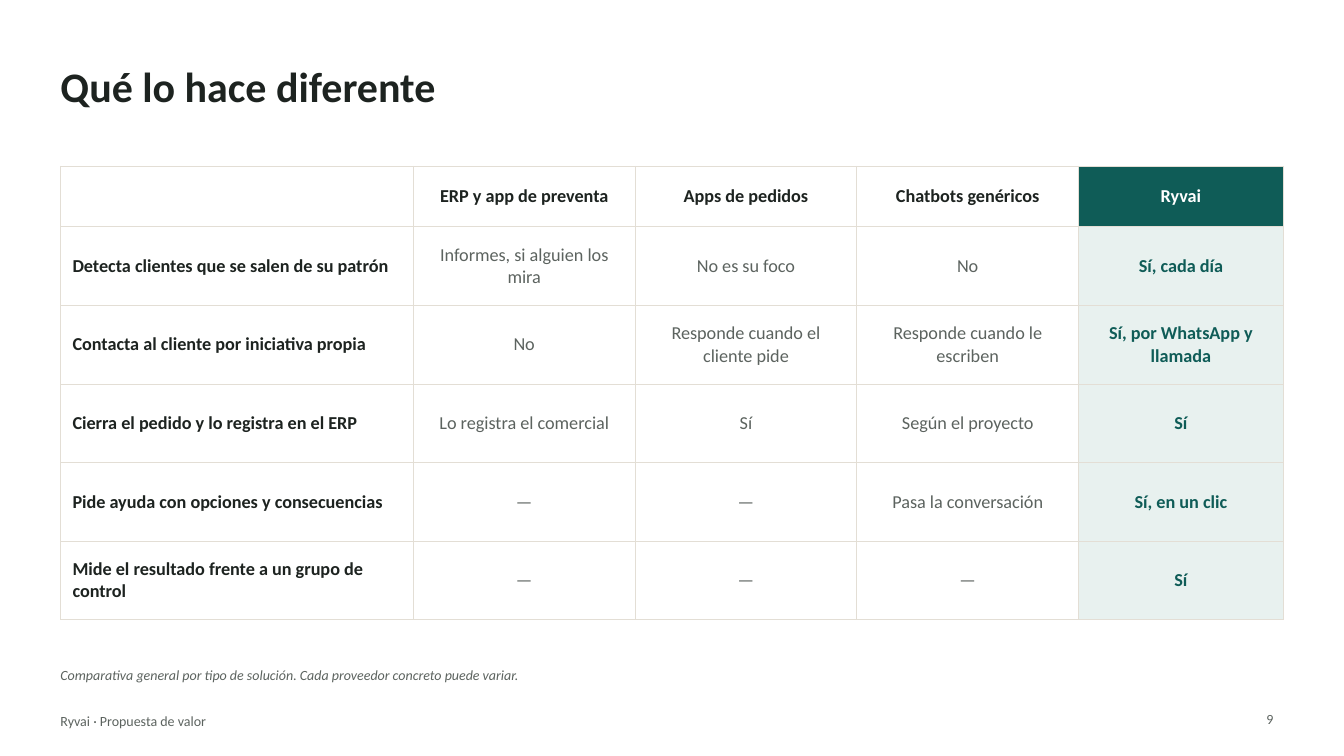
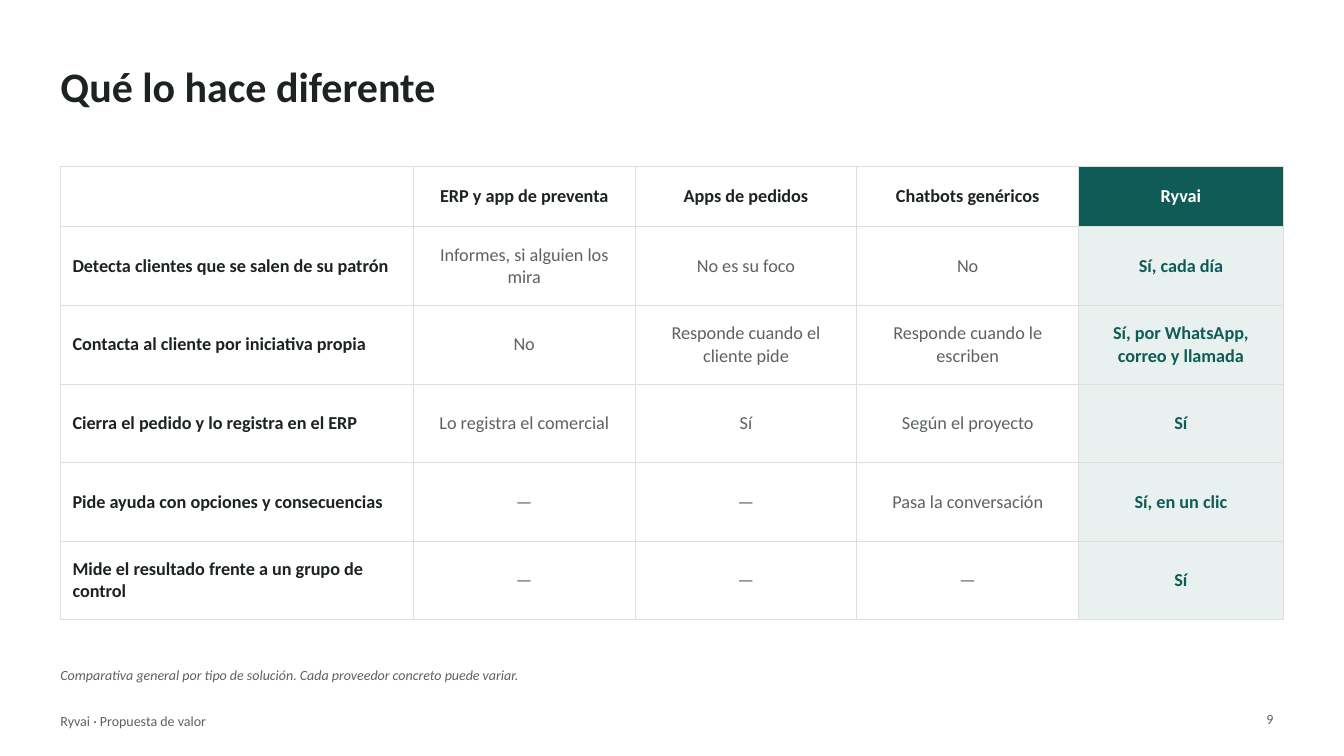
Before and after one commit to arivas-web/distribuci-n-ai, a slide deck: slide 9 of docs/Ryvai-propuesta-de-valor.pptx. Drawn at 1344x756 pixels with LibreOffice and Linux fonts; fonts in the diff are those of the drawing. Boxes give left, top, right and bottom in pixels: in the first picture for what was removed or moved away, otherwise in the second. Text is boxed around its words. In the diff, an @@ line names an element or a change of style, - is before the commit and + after.

```diff
--- a/docs/Ryvai-propuesta-de-valor.pptx
+++ b/docs/Ryvai-propuesta-de-valor.pptx
@@ table at (60,166,1284,601) @@
-row 3, column 5: Sí, por WhatsApp y llamada
+row 3, column 5: Sí, por WhatsApp, correo y llamada
```
Also in this commit, not shown: 3 other slides changed, 14 other files.
